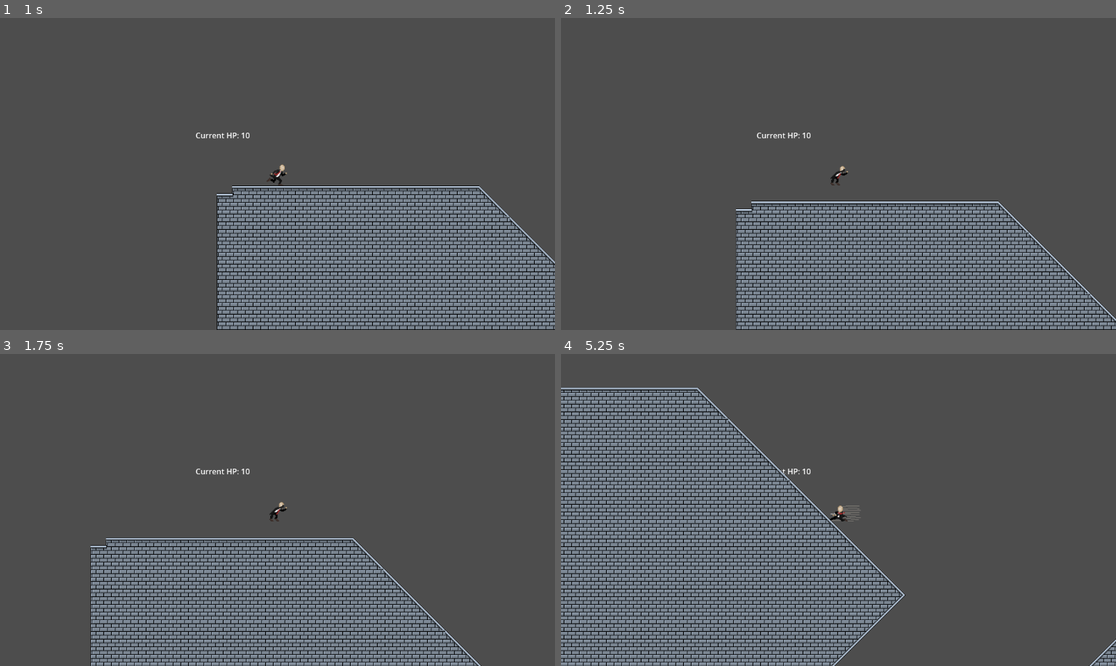
Above: before the commit, frames 1-4 (two rows, left to right).
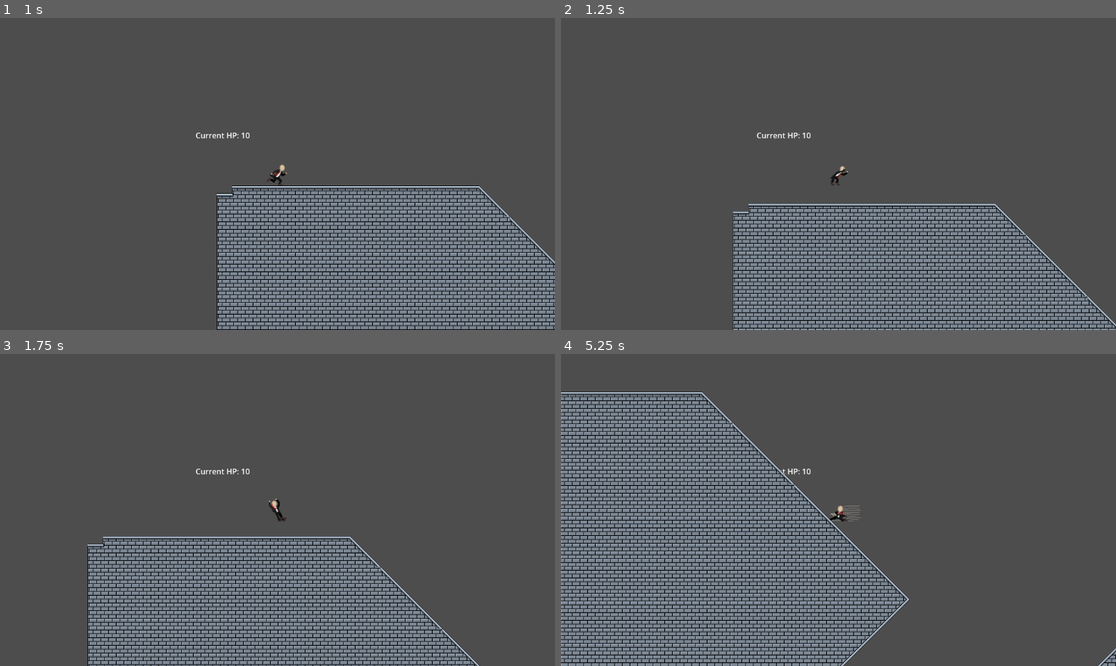
Above: after the commit, the same moments.

Repository: LiamQuinlan-Carleton/COMP1501FINAL
Game: Godot game, scene res://start_screen.tscn
The game is run twice, just before and just after one commit, with the same random seed, the same clock (stepped at 60 frames per second) and the same inputs. The engine's default icon, where the game draws it, is replaced by a stand-in: a white triangle on a blue panel in a dark square.
Inputs (mouse positions are in pixels of both pictures, inside the frame that each line leads up to):
- Up to frame 1 (1 s): tap Space (Jump) at 0.5, 0.77 s; move the mouse to (399, 158) at 0.52 s; press the mouse at (399, 158) at 0.53 s; hold D (Right) from 0.53 s (still down); tap S (crouch) at 0.8 s
- Up to frame 2 (1.25 s): keep holding D (Right); tap Space (Jump) at 1.07 s
- Up to frame 3 (1.75 s): keep holding D (Right); move the mouse to (166, 525) at 1.27 s; release the mouse at (166, 525) at 1.28 s; tap S (crouch) at 1.35 s; tap Space (Jump) at 1.52, 1.55 s
- Up to frame 4 (5.25 s): tap Space (Jump) at 1.82, 2.1, 3.02, 3.32, 3.77, 3.8, 4.07, 4.52, 4.82 s; move the mouse to (894, 441) at 2.02 s; release D (Right) at 2.03 s; press the mouse at (894, 441) at 2.03 s; hold A (Left) 2.03-2.78 s; move the mouse to (810, 572) at 2.77 s; release the mouse at (810, 572) at 2.78 s; hold D (Right) 2.78-4.28 s; click (810, 572) at 2.85 s; tap S (crouch) at 3.05 s; move the mouse to (1005, 556) at 3.52 s; hold Right mouse button (Right Click) 3.53-4.28 s; move the mouse to (672, 463) at 4.27 s; hold A (Left) 4.28-5.03 s; tap Shift (Shift) at 4.35 s; click (672, 463) at 4.55 s; move the mouse to (866, 510) at 5.02 s; hold D (Right) from 5.03 s (still down); hold S (crouch) from 5.03 s (still down)

Frame 1 is identical in both runs. In frame 2, 18% of the frame differs, in the area x 30-100%, y 58-100%; in frame 3, 19%; in frame 4, 24%, in the area x 0-100%, y 10-100%.

Commit message:
New animations

Diff:
--- a/Player.tscn
+++ b/Player.tscn
@@ -1,18 +1,25 @@
-[gd_scene load_steps=127 format=3 uid="uid://bnlswq05iqbuc"]
+[gd_scene load_steps=170 format=3 uid="uid://bnlswq05iqbuc"]
 
 [ext_resource type="Script" path="res://player.gd" id="1_i1o7x"]
-[ext_resource type="Texture2D" uid="uid://coqigyw74e1n5" path="res://Art/Animations/jumpleft-Sheet.png" id="2_a5n8m"]
-[ext_resource type="Texture2D" uid="uid://bvykdw1mjhevr" path="res://Art/Animations/idle-Sheet.png" id="2_lm2dn"]
-[ext_resource type="Texture2D" uid="uid://byn2dc2xfvsbr" path="res://Art/Animations/runright-Sheet.png" id="2_oilqb"]
-[ext_resource type="Texture2D" uid="uid://cypvruxfuh55e" path="res://Art/Animations/runleft-Sheet.png" id="2_oolm3"]
-[ext_resource type="Texture2D" uid="uid://dyfs64oji8oty" path="res://Art/Animations/jumpright-Sheet.png" id="3_i0ok4"]
-[ext_resource type="Texture2D" uid="uid://bttculobdbdvh" path="res://Art/Animations/slideleft-Sheet.png" id="6_j7gpe"]
-[ext_resource type="Texture2D" uid="uid://ij7cn13her84" path="res://Art/Animations/slideright-Sheet.png" id="7_2fkt0"]
-[ext_resource type="Texture2D" uid="uid://b7gc1rtmsayvo" path="res://Art/Animations/shootleft-Sheet.png" id="7_70c5b"]
+[ext_resource type="Texture2D" uid="uid://coqigyw74e1n5" path="res://Art/Player Animations/Jump/jumpleft-Sheet.png" id="2_a5n8m"]
+[ext_resource type="Texture2D" uid="uid://bvykdw1mjhevr" path="res://Art/Player Animations/Idle/idle-Sheet.png" id="2_lm2dn"]
+[ext_resource type="Texture2D" uid="uid://byn2dc2xfvsbr" path="res://Art/Player Animations/Run/runright-Sheet.png" id="2_oilqb"]
+[ext_resource type="Texture2D" uid="uid://cypvruxfuh55e" path="res://Art/Player Animations/Run/runleft-Sheet.png" id="2_oolm3"]
+[ext_resource type="Texture2D" uid="uid://bw4y8nua0ji5j" path="res://Art/Player Animations/Idle/idleshoot-Sheet.png" id="3_al4fe"]
+[ext_resource type="Texture2D" uid="uid://dyfs64oji8oty" path="res://Art/Player Animations/Jump/jumpright-Sheet.png" id="3_i0ok4"]
+[ext_resource type="Texture2D" uid="uid://bttculobdbdvh" path="res://Art/Player Animations/Slide/slideleft-Sheet.png" id="6_j7gpe"]
+[ext_resource type="Texture2D" uid="uid://c3rdivww58olk" path="res://Art/Player Animations/Jump/jumpleftshoot-Sheet.png" id="6_jw2lm"]
+[ext_resource type="Texture2D" uid="uid://ij7cn13her84" path="res://Art/Player Animations/Slide/slideright-Sheet.png" id="7_2fkt0"]
+[ext_resource type="Texture2D" uid="uid://b7gc1rtmsayvo" path="res://Art/Player Animations/Run/shootleft-Sheet.png" id="7_70c5b"]
+[ext_resource type="Texture2D" uid="uid://cxlwxlxakt8jg" path="res://Art/Player Animations/Jump/jumprightshoot-Sheet.png" id="7_uc8fu"]
 [ext_resource type="Script" path="res://upper_collision.gd" id="8_q7q8a"]
-[ext_resource type="Texture2D" uid="uid://gmqev1hwfui2" path="res://Art/Animations/shootright-Sheet.png" id="8_tij82"]
-[ext_resource type="Texture2D" uid="uid://bvbwk0qey8ogf" path="res://Art/Animations/slopeleft-Sheet.png" id="11_e4a4y"]
-[ext_resource type="Texture2D" uid="uid://cebh7tag2yiib" path="res://Art/Animations/sloperight-Sheet.png" id="12_8ewua"]
+[ext_resource type="Texture2D" uid="uid://gmqev1hwfui2" path="res://Art/Player Animations/Run/shootright-Sheet.png" id="8_tij82"]
+[ext_resource type="Texture2D" uid="uid://bvbwk0qey8ogf" path="res://Art/Player Animations/Slide/slopeleft-Sheet.png" id="11_e4a4y"]
+[ext_resource type="Texture2D" uid="uid://cebh7tag2yiib" path="res://Art/Player Animations/Slide/sloperight-Sheet.png" id="12_8ewua"]
+[ext_resource type="Texture2D" uid="uid://cdrf0cswdrtxs" path="res://Art/Player Animations/Slide/slideshootleft-Sheet.png" id="13_xne41"]
+[ext_resource type="Texture2D" uid="uid://dhhoo48js51fa" path="res://Art/Player Animations/Slide/slideshootright-Sheet.png" id="15_hlopr"]
+[ext_resource type="Texture2D" uid="uid://b5k8w0thj6jt0" path="res://Art/Player Animations/Slide/slopeshootleft-Sheet.png" id="17_mpdlp"]
+[ext_resource type="Texture2D" uid="uid://clnbpw3g11v48" path="res://Art/Player Animations/Slide/slopeshootright-Sheet.png" id="19_qqmi8"]
 
 [sub_resource type="RectangleShape2D" id="RectangleShape2D_t478q"]
 size = Vector2(28, 44)
@@ -46,6 +53,30 @@
 atlas = ExtResource("2_lm2dn")
 region = Rect2(480, 0, 96, 96)
 
+[sub_resource type="AtlasTexture" id="AtlasTexture_js4rp"]
+atlas = ExtResource("3_al4fe")
+region = Rect2(0, 0, 96, 96)
+
+[sub_resource type="AtlasTexture" id="AtlasTexture_2oenl"]
+atlas = ExtResource("3_al4fe")
+region = Rect2(96, 0, 96, 96)
+
+[sub_resource type="AtlasTexture" id="AtlasTexture_d8m4r"]
+atlas = ExtResource("3_al4fe")
+region = Rect2(192, 0, 96, 96)
+
+[sub_resource type="AtlasTexture" id="AtlasTexture_dif7b"]
+atlas = ExtResource("3_al4fe")
+region = Rect2(288, 0, 96, 96)
+
+[sub_resource type="AtlasTexture" id="AtlasTexture_4hqir"]
+atlas = ExtResource("3_al4fe")
+region = Rect2(384, 0, 96, 96)
+
+[sub_resource type="AtlasTexture" id="AtlasTexture_hp0b2"]
+atlas = ExtResource("3_al4fe")
+region = Rect2(480, 0, 96, 96)
+
 [sub_resource type="AtlasTexture" id="AtlasTexture_l0id2"]
 atlas = ExtResource("2_a5n8m")
 region = Rect2(0, 0, 96, 192)
@@ -118,6 +149,78 @@
 atlas = ExtResource("3_i0ok4")
 region = Rect2(768, 0, 96, 192)
 
+[sub_resource type="AtlasTexture" id="AtlasTexture_r7ho1"]
+atlas = ExtResource("6_jw2lm")
+region = Rect2(0, 0, 96, 192)
+
+[sub_resource type="AtlasTexture" id="AtlasTexture_acvdu"]
+atlas = ExtResource("6_jw2lm")
+region = Rect2(96, 0, 96, 192)
+
+[sub_resource type="AtlasTexture" id="AtlasTexture_dj8pn"]
+atlas = ExtResource("6_jw2lm")
+region = Rect2(192, 0, 96, 192)
+
+[sub_resource type="AtlasTexture" id="AtlasTexture_xvur3"]
+atlas = ExtResource("6_jw2lm")
+region = Rect2(288, 0, 96, 192)
+
+[sub_resource type="AtlasTexture" id="AtlasTexture_e8i1r"]
+atlas = ExtResource("6_jw2lm")
+region = Rect2(384, 0, 96, 192)
+
+[sub_resource type="AtlasTexture" id="AtlasTexture_gkd2w"]
+atlas = ExtResource("6_jw2lm")
+region = Rect2(480, 0, 96, 192)
+
+[sub_resource type="AtlasTexture" id="AtlasTexture_kn3sp"]
+atlas = ExtResource("6_jw2lm")
+region = Rect2(576, 0, 96, 192)
+
+[sub_resource type="AtlasTexture" id="AtlasTexture_1artw"]
+atlas = ExtResource("6_jw2lm")
+region = Rect2(672, 0, 96, 192)
+
+[sub_resource type="AtlasTexture" id="AtlasTexture_ciptl"]
+atlas = ExtResource("6_jw2lm")
+region = Rect2(768, 0, 96, 192)
+
+[sub_resource type="AtlasTexture" id="AtlasTexture_yg7th"]
+atlas = ExtResource("7_uc8fu")
+region = Rect2(0, 0, 96, 192)
+
+[sub_resource type="AtlasTexture" id="AtlasTexture_68f0i"]
+atlas = ExtResource("7_uc8fu")
+region = Rect2(96, 0, 96, 192)
+
+[sub_resource type="AtlasTexture" id="AtlasTexture_aut3o"]
+atlas = ExtResource("7_uc8fu")
+region = Rect2(192, 0, 96, 192)
+
+[sub_resource type="AtlasTexture" id="AtlasTexture_bt1cx"]
+atlas = ExtResource("7_uc8fu")
+region = Rect2(288, 0, 96, 192)
+
+[sub_resource type="AtlasTexture" id="AtlasTexture_3m0j3"]
+atlas = ExtResource("7_uc8fu")
+region = Rect2(384, 0, 96, 192)
+
+[sub_resource type="AtlasTexture" id="AtlasTexture_j67qi"]
+atlas = ExtResource("7_uc8fu")
+region = Rect2(480, 0, 96, 192)
+
+[sub_resource type="AtlasTexture" id="AtlasTexture_t7vvh"]
+atlas = ExtResource("7_uc8fu")
+region = Rect2(576, 0, 96, 192)
+
+[sub_resource type="AtlasTexture" id="AtlasTexture_sikxp"]
+atlas = ExtResource("7_uc8fu")
+region = Rect2(672, 0, 96, 192)
+
+[sub_resource type="AtlasTexture" id="AtlasTexture_mj7l4"]
+atlas = ExtResource("7_uc8fu")
+region = Rect2(768, 0, 96, 192)
+
 [sub_resource type="AtlasTexture" id="AtlasTexture_33wls"]
 atlas = ExtResource("2_oolm3")
 region = Rect2(0, 0, 96, 96)
@@ -318,6 +421,14 @@
 atlas = ExtResource("6_j7gpe")
 region = Rect2(960, 0, 192, 96)
 
+[sub_resource type="AtlasTexture" id="AtlasTexture_l03mi"]
+atlas = ExtResource("13_xne41")
+region = Rect2(768, 0, 192, 96)
+
+[sub_resource type="AtlasTexture" id="AtlasTexture_6cqe5"]
+atlas = ExtResource("13_xne41")
+region = Rect2(960, 0, 192, 96)
+
 [sub_resource type="AtlasTexture" id="AtlasTexture_uaujq"]
 atlas = ExtResource("6_j7gpe")
 region = Rect2(0, 0, 192, 96)
@@ -350,6 +461,14 @@
 atlas = ExtResource("7_2fkt0")
 region = Rect2(960, 0, 192, 96)
 
+[sub_resource type="AtlasTexture" id="AtlasTexture_q6sio"]
+atlas = ExtResource("15_hlopr")
+region = Rect2(768, 0, 192, 96)
+
+[sub_resource type="AtlasTexture" id="AtlasTexture_ds5ns"]
+atlas = ExtResource("15_hlopr")
+region = Rect2(960, 0, 192, 96)
+
 [sub_resource type="AtlasTexture" id="AtlasTexture_rbp3h"]
 atlas = ExtResource("7_2fkt0")
 region = Rect2(0, 0, 192, 96)
@@ -382,6 +501,14 @@
 atlas = ExtResource("11_e4a4y")
 region = Rect2(960, 0, 192, 192)
 
+[sub_resource type="AtlasTexture" id="AtlasTexture_855l0"]
+atlas = ExtResource("17_mpdlp")
+region = Rect2(768, 0, 192, 192)
+
+[sub_resource type="AtlasTexture" id="AtlasTexture_j4nly"]
+atlas = ExtResource("17_mpdlp")
+region = Rect2(960, 0, 192, 192)
+
 [sub_resource type="AtlasTexture" id="AtlasTexture_ix7wj"]
 atlas = ExtResource("11_e4a4y")
 region = Rect2(0, 0, 192, 192)
@@ -414,6 +541,14 @@
 atlas = ExtResource("12_8ewua")
 region = Rect2(960, 0, 192, 192)
 
+[sub_resource type="AtlasTexture" id="AtlasTexture_tk82d"]
+atlas = ExtResource("19_qqmi8")
+region = Rect2(768, 0, 192, 192)
+
+[sub_resource type="AtlasTexture" id="AtlasTexture_3kb68"]
+atlas = ExtResource("19_qqmi8")
+region = Rect2(960, 0, 192, 192)
+
 [sub_resource type="AtlasTexture" id="AtlasTexture_vo6fh"]
 atlas = ExtResource("12_8ewua")
 region = Rect2(0, 0, 192, 192)
@@ -454,6 +589,22 @@
 atlas = ExtResource("2_a5n8m")
 region = Rect2(1248, 0, 96, 192)
 
+[sub_resource type="AtlasTexture" id="AtlasTexture_n7oqw"]
+atlas = ExtResource("6_jw2lm")
+region = Rect2(1152, 0, 96, 192)
+
+[sub_resource type="AtlasTexture" id="AtlasTexture_sg22i"]
+atlas = ExtResource("6_jw2lm")
+region = Rect2(1248, 0, 96, 192)
+
+[sub_resource type="AtlasTexture" id="AtlasTexture_ou7rr"]
+atlas = ExtResource("7_uc8fu")
+region = Rect2(1152, 0, 96, 192)
+
+[sub_resource type="AtlasTexture" id="AtlasTexture_1bfp5"]
+atlas = ExtResource("7_uc8fu")
+region = Rect2(1248, 0, 96, 192)
+
 [sub_resource type="SpriteFrames" id="SpriteFrames_83j4p"]
 animations = [{
 "frames": [{
@@ -481,6 +632,29 @@
 }, {
 "frames": [{
 "duration": 1.0,
+"texture": SubResource("AtlasTexture_js4rp")
+}, {
+"duration": 1.0,
+"texture": SubResource("AtlasTexture_2oenl")
+}, {
+"duration": 1.0,
+"texture": SubResource("AtlasTexture_d8m4r")
+}, {
+"duration": 1.0,
+"texture": SubResource("AtlasTexture_dif7b")
+}, {
+"duration": 1.0,
+"texture": SubResource("AtlasTexture_4hqir")
+}, {
+"duration": 1.0,
+"texture": SubResource("AtlasTexture_hp0b2")
+}],
+"loop": true,
+"name": &"Idle Shoot",
+"speed": 12.0
+}, {
+"frames": [{
+"duration": 1.0,
 "texture": SubResource("AtlasTexture_l0id2")
 }, {
 "duration": 1.0,
@@ -545,6 +719,70 @@
 }, {
 "frames": [{
 "duration": 1.0,
+"texture": SubResource("AtlasTexture_r7ho1")
+}, {
+"duration": 1.0,
+"texture": SubResource("AtlasTexture_acvdu")
+}, {
+"duration": 1.0,
+"texture": SubResource("AtlasTexture_dj8pn")
+}, {
+"duration": 1.0,
+"texture": SubResource("AtlasTexture_xvur3")
+}, {
+"duration": 1.0,
+"texture": SubResource("AtlasTexture_e8i1r")
+}, {
+"duration": 1.0,
+"texture": SubResource("AtlasTexture_gkd2w")
+}, {
+"duration": 1.0,
+"texture": SubResource("AtlasTexture_kn3sp")
+}, {
+"duration": 1.0,
+"texture": SubResource("AtlasTexture_1artw")
+}, {
+"duration": 1.0,
+"texture": SubResource("AtlasTexture_ciptl")
+}],
+"loop": false,
+"name": &"Jump Shoot Left",
+"speed": 12.0
+}, {
+"frames": [{
+"duration": 1.0,
+"texture": SubResource("AtlasTexture_yg7th")
+}, {
+"duration": 1.0,
+"texture": SubResource("AtlasTexture_68f0i")
+}, {
+"duration": 1.0,
+"texture": SubResource("AtlasTexture_aut3o")
+}, {
+"duration": 1.0,
+"texture": SubResource("AtlasTexture_bt1cx")
+}, {
+"duration": 1.0,
+"texture": SubResource("AtlasTexture_3m0j3")
+}, {
+"duration": 1.0,
+"texture": SubResource("AtlasTexture_j67qi")
+}, {
+"duration": 1.0,
+"texture": SubResource("AtlasTexture_t7vvh")
+}, {
+"duration": 1.0,
+"texture": SubResource("AtlasTexture_sikxp")
+}, {
+"duration": 1.0,
+"texture": SubResource("AtlasTexture_mj7l4")
+}],
+"loop": false,
+"name": &"Jump Shoot Right",
+"speed": 12.0
+}, {
+"frames": [{
+"duration": 1.0,
 "texture": SubResource("AtlasTexture_33wls")
 }, {
 "duration": 1.0,
@@ -663,7 +901,7 @@
 "texture": SubResource("AtlasTexture_hwo4u")
 }],
 "loop": true,
-"name": &"Shoot Left",
+"name": &"Run Shoot Left",
 "speed": 12.0
 }, {
 "frames": [{
@@ -704,7 +942,7 @@
 "texture": SubResource("AtlasTexture_urwg8")
 }],
 "loop": true,
-"name": &"Shoot Right",
+"name": &"Run Shoot Right",
 "speed": 12.0
 }, {
 "frames": [{
@@ -720,6 +958,17 @@
 }, {
 "frames": [{
 "duration": 1.0,
+"texture": SubResource("AtlasTexture_l03mi")
+}, {
+"duration": 1.0,
+"texture": SubResource("AtlasTexture_6cqe5")
+}],
+"loop": true,
+"name": &"Slide Left Shoot",
+"speed": 12.0
+}, {
+"frames": [{
+"duration": 1.0,
 "texture": SubResource("AtlasTexture_uaujq")
 }, {
 "duration": 1.0,
@@ -754,6 +1003,17 @@
 }, {
 "frames": [{
 "duration": 1.0,
+"texture": SubResource("AtlasTexture_q6sio")
+}, {
+"duration": 1.0,
+"texture": SubResource("AtlasTexture_ds5ns")
+}],
+"loop": true,
+"name": &"Slide Right Shoot",
+"speed": 12.0
+}, {
+"frames": [{
+"duration": 1.0,
 "texture": SubResource("AtlasTexture_rbp3h")
 }, {
 "duration": 1.0,
@@ -784,6 +1044,17 @@
 }],
 "loop": true,
 "name": &"Slope Left",
+"speed": 12.0
+}, {
+"frames": [{
+"duration": 1.0,
+"texture": SubResource("AtlasTexture_855l0")
+}, {
+"duration": 1.0,
+"texture": SubResource("AtlasTexture_j4nly")
+}],
+"loop": true,
+"name": &"Slope Left Shoot",
 "speed": 12.0
 }, {
 "frames": [{
@@ -822,6 +1093,17 @@
 }, {
 "frames": [{
 "duration": 1.0,
+"texture": SubResource("AtlasTexture_tk82d")
+}, {
+"duration": 1.0,
+"texture": SubResource("AtlasTexture_3kb68")
+}],
+"loop": true,
+"name": &"Slope Right Shoot",
+"speed": 12.0
+}, {
+"frames": [{
+"duration": 1.0,
 "texture": SubResource("AtlasTexture_vo6fh")
 }, {
 "duration": 1.0,
@@ -863,6 +1145,28 @@
 }],
 "loop": true,
 "name": &"Wall Slide Right",
+"speed": 12.0
+}, {
+"frames": [{
+"duration": 1.0,
+"texture": SubResource("AtlasTexture_n7oqw")
+}, {
+"duration": 1.0,
+"texture": SubResource("AtlasTexture_sg22i")
+}],
+"loop": true,
+"name": &"Wall Slide Shoot Left",
+"speed": 12.0
+}, {
+"frames": [{
+"duration": 1.0,
+"texture": SubResource("AtlasTexture_ou7rr")
+}, {
+"duration": 1.0,
+"texture": SubResource("AtlasTexture_1bfp5")
+}],
+"loop": true,
+"name": &"Wall Slide Shoot Right",
 "speed": 12.0
 }]
 
@@ -930,7 +1234,7 @@
 [node name="AnimatedSprite2D" type="AnimatedSprite2D" parent="."]
 scale = Vector2(0.5, 0.5)
 sprite_frames = SubResource("SpriteFrames_83j4p")
-animation = &"Slope Right Start"
+animation = &"Run Left"
 
 [node name="Upper Collision" type="Area2D" parent="."]
 script = ExtResource("8_q7q8a")
--- a/player.gd
+++ b/player.gd
@@ -144,12 +144,12 @@
 
 	#Crouch control
 	if Input.is_action_just_pressed("crouch"):
-		if (velocity.y > 25):
+		if (velocity.y > 25) and is_on_floor():
 			if (velocity.x > 0):
 				animation.play("Slope Right Start")
 			else:
 				animation.play("Slope Left Start")
-		else:
+		elif is_on_floor():
 			if (velocity.x > 0):
 				animation.play("Slide Right Start")
 			else:
@@ -158,14 +158,14 @@
 		player_hitbox.position.y = 13
 
 		crouching = true
-		await get_tree().create_timer(0.5).timeout
+		await get_tree().create_timer(0.3).timeout
 		update_frame = true
-		if (velocity.y > 0):
+		if (velocity.y > 0) and is_on_floor():
 			if (velocity.x > 0):
 				animation.play("Slope Right")
 			else:
 				animation.play("Slope Left")
-		else:
+		elif is_on_floor():
 			if (velocity.x > 0):
 				animation.play("Slide Right")
 			else:
@@ -197,11 +197,21 @@
 			current_frame = animation.frame
 		else:
 			animation.play("Idle")
-	if is_on_wall() and !crouching and !is_jumping and can_shoot:
+			current_frame = animation.frame
+	elif is_on_wall() and !crouching and !is_jumping and can_shoot:
 		if (l_dir == 1):
 			animation.play("Wall Slide Right")
 		elif (l_dir == -1):
 			animation.play("Wall Slide Left")
+	elif (velocity.y > 70) and can_shoot:
+		if (velocity.x > 0):
+			animation.play("Jump Right")
+			animation.frame = 8
+			animation.pause()
+		else:
+			animation.play("Jump Left")
+			animation.frame = 8
+			animation.pause()
 
 	if Input.is_action_just_pressed("Right"):
 		l_dir= 1
@@ -289,23 +299,50 @@
 
 # Handle inputs
 func _input(event: InputEvent) -> void:
-
 	# Handle's shooting input
 	if event.is_action_pressed("Left Click"):
 		if can_shoot:
 			Global.shoot.emit()
 			can_shoot = false
 			shoot_timer.start(shoot_cooldown)
-			if is_on_floor():
+			if is_on_floor() and velocity.x == 0:
+				animation.play("Idle Shoot")
+				animation.frame = current_frame + 1
+			elif is_on_floor() and !crouching:
 				if (velocity.x > 0):
-					animation.play("Shoot Right")
+					animation.play("Run Shoot Right")
 					animation.frame = current_frame + 1
 				elif (velocity.x < 0):
-					animation.play("Shoot Left")
-					animation.frame = current_frame + 1
-
+					animation.play("Run Shoot Left")
+					animation.frame = current_frame + 1
+			elif is_on_floor() and crouching:
+				if (velocity.y > 50):
+					if (velocity.x > 0):
+						animation.play("Slope Right Shoot")
+					else:
+						animation.play("Slope Left Shoot")
+				else:
+					if (velocity.x > 0):
+						animation.play("Slide Right Shoot")
+					else:
+						animation.play("Slide Left Shoot")
+			elif is_on_wall():
+				if (l_dir == -1):
+					animation.play("Wall Slide Shoot Right")
+					animation.frame = current_frame + 1
+				elif (l_dir == 1):
+					animation.play("Wall Slide Shoot Left")
+					animation.frame = current_frame + 1
+			else:
+				if (velocity.x > 0):
+					animation.play("Jump Shoot Right")
+					animation.frame = current_frame + 1
+				elif (velocity.x < 0):
+					animation.play("Jump Shoot Left")
+					animation.frame = current_frame + 1
 	if event.is_action_pressed("Reset"): # For quick resets
 		position = spawn
+
 func _on_jump_length_timeout() -> void:
 	is_jumping = false
 
Renamed: Art/Animations/idle-Sheet.png -> Art/Player Animations/Idle/idle-Sheet.png
Not shown, added: Art/Player Animations/Idle/idle-Sheet.png.import
Binary file added: Art/Player Animations/Idle/idleshoot-Sheet.png
Not shown, changed: Art/Player Animations/Idle/idleshoot-Sheet.png.import
Renamed: Art/Animations/jumpleft-Sheet.png -> Art/Player Animations/Jump/jumpleft-Sheet.png
Not shown, changed: Art/Player Animations/Jump/jumpleft-Sheet.png.import
Binary file added: Art/Player Animations/Jump/jumpleftshoot-Sheet.png
Not shown, changed: Art/Player Animations/Jump/jumpleftshoot-Sheet.png.import
Renamed: Art/Animations/jumpright-Sheet.png -> Art/Player Animations/Jump/jumpright-Sheet.png
Not shown, changed: Art/Player Animations/Jump/jumpright-Sheet.png.import
Binary file added: Art/Player Animations/Jump/jumprightshoot-Sheet.png
Not shown, changed: Art/Player Animations/Jump/jumprightshoot-Sheet.png.import
(and 24 more such lines)
